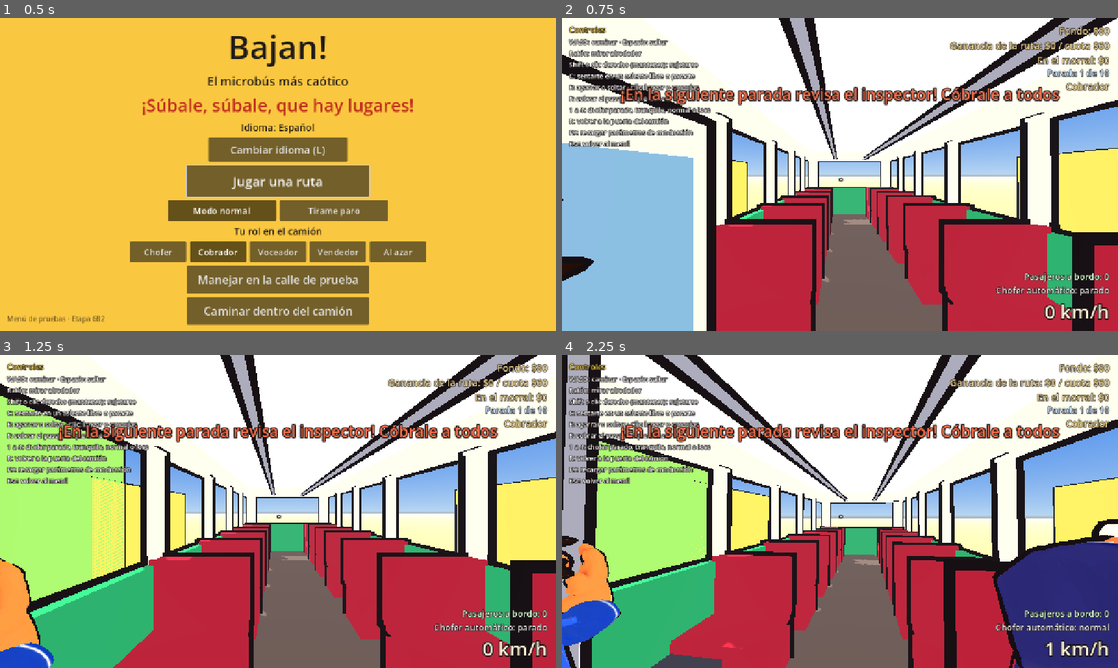
Above: before the commit, frames 1-4 (two rows, left to right).
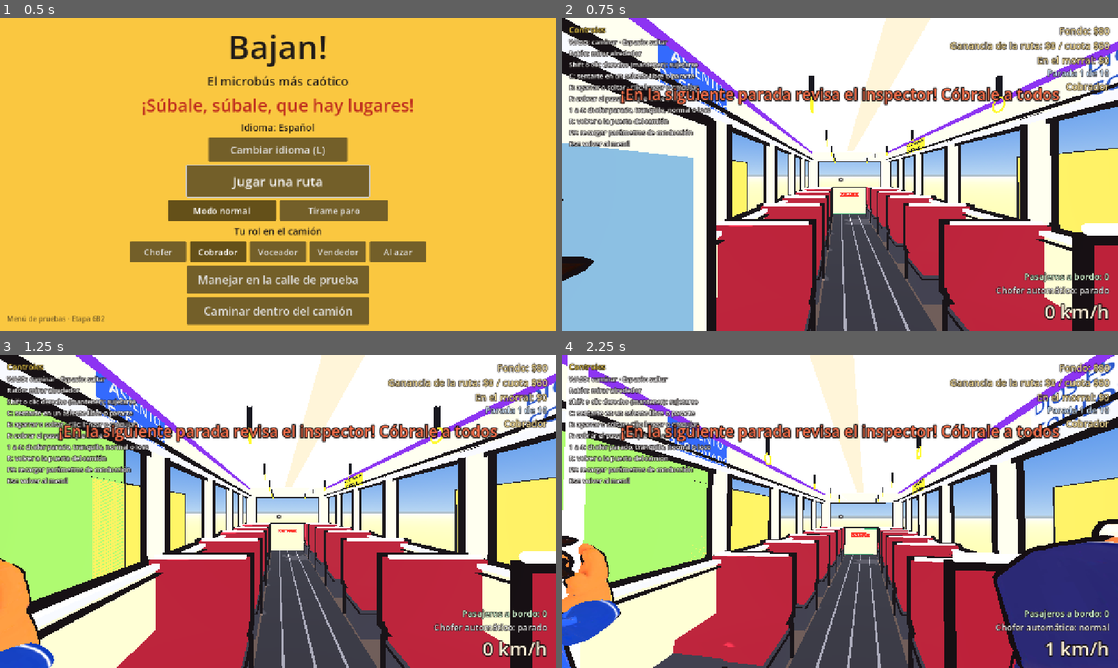
Above: after the commit, the same moments.

Repository: DValerioR/Bajan-
Game: Godot game, scene res://escenas/principal.tscn
Two runs of this game, one before a commit and one after it. Both use one fixed random seed, a clock stepped at 60 frames per second and the inputs below.
Inputs (mouse positions are in pixels of both pictures, inside the frame that each line leads up to):
- Up to frame 1 (0.5 s): no input
- Up to frame 2 (0.75 s): click "Jugar una ruta" at 0.5 s
- Up to frame 3 (1.25 s): no input
- Up to frame 4 (2.25 s): move the mouse to (867, 511) at 1.27 s; hold D (girar_derecha) 1.28-2.03 s; tap E (agarrar) at 1.35 s; move the mouse to (812, 511) at 2.02 s; hold A (girar_izquierda) from 2.03 s (still down); click (812, 511) at 2.1 s

Frame 1 is identical in both runs. In frame 2, 19% of the frame differs, in the area x 0-100%, y 0-100%; in frame 3, 24%; in frame 4, 26%.

Commit message:
Interior del camión con detalles de pesero; sin párpados en primera persona (D59)
Co-Authored-By: Claude Opus 5.5 <noreply@anthropic.com>
Claude-Session: https://claude.ai/code/session_01C15QViGAQYu6tpSnYoCV74

Diff:
--- a/scripts/camion/carroceria_basica.gd
+++ b/scripts/camion/carroceria_basica.gd
@@ -15,9 +15,24 @@
 const AMARILLO := Color(1.0, 0.8, 0.18)
 const ROJO := Color(0.88, 0.16, 0.1)
 const PISO := Color(0.36, 0.31, 0.29)
+const FORRO := Color(0.88, 0.82, 0.68)
+const ALUMINIO := Color(0.78, 0.8, 0.84)
+const CROMO := Color(0.82, 0.84, 0.88)
+const HULE := Color(0.2, 0.2, 0.23)
+const PLAFON := Color(0.92, 0.91, 0.87)
+const PIEL := Color(0.86, 0.66, 0.5)
+const AZUL := Color(0.18, 0.35, 0.8)
+const MORADO := Color(0.55, 0.2, 0.95)
+const ROSA := Color(0.95, 0.35, 0.65)
 
 ## Color de la carrocería (lo que va en verde): los rivales usan otro.
 @export var color_principal: Color = VERDE
+## Si arma los detalles del interior (forro, luces, adornos del chofer, letreros). El rival no, que
+## solo se ve de lejos.
+@export var con_interior: bool = true
+
+## Piezas que van sin contorno (los tubos, que con él se ven gruesos).
+const SIN_CONTORNO := ["PasamanosIzquierdo", "PasamanosDerecho", "PostePuerta"]
 
 ## Cada pieza: [nombre, forma, medidas, posición, rotación en grados, color].
 ## Medidas: caja = tamaño; cilindro = (radio, alto, -); esfera = (radio, -, -); toro = (radio interior, exterior, -).
@@ -54,11 +69,64 @@
 	["ArcoDelanteroDerecho", "caja", Vector3(0.5, 0.35, 1.1), Vector3(1.2, 0.175, -2.05), Vector3.ZERO, GRIS_OSCURO],
 	["ArcoTraseroIzquierdo", "caja", Vector3(0.5, 0.35, 1.1), Vector3(-1.2, 0.175, 2.6), Vector3.ZERO, GRIS_OSCURO],
 	["ArcoTraseroDerecho", "caja", Vector3(0.5, 0.35, 1.1), Vector3(1.2, 0.175, 2.6), Vector3.ZERO, GRIS_OSCURO],
-	["PasamanosIzquierdo", "cilindro", Vector3(0.025, 7.4, 0), Vector3(-0.5, 2.05, 0.2), Vector3(90, 0, 0), GRIS],
-	["PasamanosDerecho", "cilindro", Vector3(0.025, 7.4, 0), Vector3(0.5, 2.05, 0.2), Vector3(90, 0, 0), GRIS],
-	["PostePuerta", "cilindro", Vector3(0.03, 2.35, 0), Vector3(1.2, 1.175, -2.5), Vector3.ZERO, GRIS],
+	["PasamanosIzquierdo", "cilindro", Vector3(0.025, 7.4, 0), Vector3(-0.5, 2.05, 0.2), Vector3(90, 0, 0), CROMO],
+	["PasamanosDerecho", "cilindro", Vector3(0.025, 7.4, 0), Vector3(0.5, 2.05, 0.2), Vector3(90, 0, 0), CROMO],
+	["PostePuerta", "cilindro", Vector3(0.03, 2.35, 0), Vector3(1.2, 1.175, -2.5), Vector3.ZERO, CROMO],
 	["EscalonAlto", "caja", Vector3(0.32, 0.08, 1.0), Vector3(1.65, -0.2, -3.15), Vector3.ZERO, GRIS],
 	["EscalonBajo", "caja", Vector3(0.32, 0.08, 1.0), Vector3(1.95, -0.43, -3.15), Vector3.ZERO, GRIS],
+]
+
+## Detalles del interior: solo se ven, no chocan (las colisiones salen de PIEZAS, GeometriaInterior).
+## Mismo formato que PIEZAS; un séptimo valor en false los deja sin contorno.
+const DETALLES := [
+	# Forro de las paredes por dentro (beige), con zoclo oscuro abajo; del lado derecho deja la puerta.
+	["ForroIzquierdo", "caja", Vector3(0.02, 0.95, 7.86), Vector3(-1.41, 0.52, 0), Vector3.ZERO, FORRO, false],
+	["ForroDerecho", "caja", Vector3(0.02, 0.95, 6.5), Vector3(1.41, 0.52, 0.72), Vector3.ZERO, FORRO, false],
+	["ForroDerechoFrente", "caja", Vector3(0.02, 0.95, 0.24), Vector3(1.41, 0.52, -3.82), Vector3.ZERO, FORRO, false],
+	["ForroAtras", "caja", Vector3(2.8, 0.95, 0.02), Vector3(0, 0.52, 3.93), Vector3.ZERO, FORRO, false],
+	["ZocloIzquierdo", "caja", Vector3(0.03, 0.16, 7.86), Vector3(-1.4, 0.08, 0), Vector3.ZERO, GRIS_OSCURO, false],
+	["ZocloDerecho", "caja", Vector3(0.03, 0.16, 6.5), Vector3(1.4, 0.08, 0.72), Vector3.ZERO, GRIS_OSCURO, false],
+	# Rieles de aluminio abajo y arriba de las ventanas.
+	["RielIzquierdoAbajo", "caja", Vector3(0.07, 0.04, 7.86), Vector3(-1.39, 1.0, 0), Vector3.ZERO, ALUMINIO],
+	["RielIzquierdoArriba", "caja", Vector3(0.07, 0.04, 7.86), Vector3(-1.39, 2.0, 0), Vector3.ZERO, ALUMINIO],
+	["RielDerechoAbajo", "caja", Vector3(0.07, 0.04, 6.5), Vector3(1.39, 1.0, 0.72), Vector3.ZERO, ALUMINIO],
+	["RielDerechoArriba", "caja", Vector3(0.07, 0.04, 7.86), Vector3(1.39, 2.0, 0), Vector3.ZERO, ALUMINIO],
+	# Techo por dentro: plafón, una lámpara a lo largo y las tiras de luz morada de las orillas.
+	["Plafon", "caja", Vector3(2.84, 0.03, 7.86), Vector3(0, 2.335, 0), Vector3.ZERO, PLAFON, false],
+	["Lampara", "luz", Vector3(0.22, 0.03, 6.2), Vector3(0, 2.31, 0.3), Vector3.ZERO, Color(1.0, 0.96, 0.85)],
+	["LucesIzquierda", "luz", Vector3(0.04, 0.04, 7.8), Vector3(-1.38, 2.3, 0), Vector3.ZERO, MORADO],
+	["LucesDerecha", "luz", Vector3(0.04, 0.04, 7.8), Vector3(1.38, 2.3, 0), Vector3.ZERO, MORADO],
+	# Tapete de hule en el pasillo, con sus rayas, y la orilla amarilla del escalón.
+	["Tapete", "caja", Vector3(1.15, 0.012, 7.0), Vector3(0, 0.006, 0.45), Vector3.ZERO, HULE, false],
+	["RayaTapete1", "caja", Vector3(0.025, 0.006, 7.0), Vector3(-0.3, 0.015, 0.45), Vector3.ZERO, GRIS, false],
+	["RayaTapete2", "caja", Vector3(0.025, 0.006, 7.0), Vector3(0.0, 0.015, 0.45), Vector3.ZERO, GRIS, false],
+	["RayaTapete3", "caja", Vector3(0.025, 0.006, 7.0), Vector3(0.3, 0.015, 0.45), Vector3.ZERO, GRIS, false],
+	["OrillaEscalon", "caja", Vector3(0.06, 0.012, 1.0), Vector3(1.38, 0.006, -3.15), Vector3.ZERO, AMARILLO, false],
+	# Lo del chofer: retrovisor con rosario, fleco de pompones en el parabrisas, la virgencita, el
+	# velocímetro, el estéreo con su luz, la charola de las monedas y el tubo detrás de su asiento.
+	["Retrovisor", "caja", Vector3(0.36, 0.1, 0.04), Vector3(0, 1.93, -3.88), Vector3.ZERO, NEGRO],
+	["Espejo", "caja", Vector3(0.32, 0.07, 0.01), Vector3(0, 1.93, -3.857), Vector3.ZERO, Color(0.7, 0.8, 0.9), false],
+	["Virgen", "cilindro", Vector3(0.045, 0.15, 0), Vector3(0.35, 1.08, -3.72), Vector3.ZERO, AZUL],
+	["CabezaVirgen", "esfera", Vector3(0.03, 0, 0), Vector3(0.35, 1.18, -3.72), Vector3.ZERO, PIEL],
+	["Aureola", "toro", Vector3(0.035, 0.045, 0), Vector3(0.35, 1.2, -3.74), Vector3(90, 0, 0), AMARILLO, false],
+	["Velocimetro", "cilindro", Vector3(0.09, 0.02, 0), Vector3(-0.85, 1.02, -3.56), Vector3(60, 0, 0), BLANCO],
+	["Aguja", "caja", Vector3(0.012, 0.07, 0.01), Vector3(-0.86, 1.04, -3.545), Vector3(-30, 0, 25), ROJO, false],
+	["Estereo", "caja", Vector3(0.3, 0.09, 0.05), Vector3(0.15, 0.88, -3.47), Vector3.ZERO, NEGRO],
+	["LuzEstereo", "luz", Vector3(0.24, 0.015, 0.01), Vector3(0.15, 0.9, -3.444), Vector3.ZERO, Color(0.2, 0.95, 1.0)],
+	["Charola", "caja", Vector3(0.26, 0.05, 0.2), Vector3(-0.3, 1.03, -3.6), Vector3.ZERO, GRIS],
+	["TuboChofer", "cilindro", Vector3(0.022, 0.85, 0), Vector3(-0.98, 1.3, -2.32), Vector3(0, 0, 90), CROMO, false],
+]
+## Pompones del fleco del parabrisas (colores que se van turnando) y cuentas del rosario.
+const COLORES_FLECO := [ROJO, AMARILLO, VERDE, MORADO, ROSA, AZUL]
+## Agarraderas que cuelgan de los pasamanos (posición z).
+const AGARRADERAS_Z := [-2.0, -0.8, 0.4, 1.6, 2.8]
+## Letreros pegados por dentro: [texto, posición, giro en y (grados), color de fondo, color de letra].
+const LETREROS := [
+	["PASAJE EXACTO\nPOR FAVOR", Vector3(0.75, 2.17, -3.93), 0.0, AMARILLO, NEGRO],
+	["DIOS ES MI\nCOPILOTO", Vector3(-1.4, 2.17, -2.0), 90.0, BLANCO, AZUL],
+	["NO ESCUPIR", Vector3(0, 0.75, 3.91), 180.0, ROJO, BLANCO],
+	["ASIENTO\nRESERVADO", Vector3(1.4, 2.17, -1.6), -90.0, AZUL, BLANCO],
+	["AVISE SU BAJADA\nCON TIEMPO", Vector3(-1.4, 2.17, 1.4), 90.0, AMARILLO, NEGRO],
 ]
 
 ## Pilares de las ventanas laterales (posición z); del lado derecho dejan libre la puerta.
@@ -84,15 +152,87 @@
 		piezas.add_child(_crear_pieza("PilarDerecho", "caja", Vector3(0.08, 1.0, 0.12), Vector3(1.46, 1.5, z), Vector3.ZERO, CREMA))
 	for z in FILAS_ASIENTOS:
 		for x in X_ASIENTOS:
-			piezas.add_child(_crear_pieza("Asiento", "caja", Vector3(0.85, 0.45, 0.5), Vector3(x, 0.225, z), Vector3.ZERO, VINO))
+			# Base de metal y cojín de vinil; el respaldo con su tubo para agarrarse arriba.
+			piezas.add_child(_crear_pieza("Asiento", "caja", Vector3(0.85, 0.33, 0.5), Vector3(x, 0.165, z), Vector3.ZERO, GRIS_OSCURO))
+			piezas.add_child(_crear_pieza("Cojin", "caja", Vector3(0.83, 0.12, 0.48), Vector3(x, 0.39, z), Vector3.ZERO, VINO))
 			piezas.add_child(_crear_pieza("Respaldo", "caja", Vector3(0.85, 0.6, 0.1), Vector3(x, 0.75, z + 0.25), Vector3.ZERO, VINO))
+			if con_interior:
+				piezas.add_child(_crear_pieza("TuboRespaldo", "cilindro", Vector3(0.02, 0.8, 0), Vector3(x, 1.07, z + 0.25), Vector3(0, 0, 90), CROMO, false))
+	if con_interior:
+		_armar_interior(piezas)
 	EstiloToon.aplicar(piezas)
 
 
-func _crear_pieza(nombre: String, forma: String, medidas: Vector3, posicion: Vector3, rotacion: Vector3, color: Color) -> MeshInstance3D:
+## Los detalles del interior (DETALLES, el fleco, el rosario, las agarraderas y los letreros).
+func _armar_interior(piezas: Node3D) -> void:
+	# Las luces van aparte: el estilo toon no les toca su material que brilla.
+	var luces := Node3D.new()
+	luces.name = "Luces"
+	add_child(luces)
+	for d in DETALLES:
+		var pieza := _crear_pieza(d[0], d[1], d[2], d[3], d[4], d[5], d.size() < 7 or d[6])
+		(luces if d[1] == "luz" else piezas).add_child(pieza)
+	# Fleco de pompones de colores a lo largo del parabrisas.
+	for k in 15:
+		var x := -1.3 + k * 2.6 / 14.0
+		piezas.add_child(_crear_pieza("Pompon", "esfera", Vector3(0.04, 0, 0), Vector3(x, 1.96 - 0.02 * (k % 2), -3.91), Vector3.ZERO, COLORES_FLECO[k % COLORES_FLECO.size()]))
+	# Rosario colgando del retrovisor: cuentas en V y una cruz.
+	for k in 9:
+		var t := k / 8.0
+		var punto := Vector3(lerpf(-0.08, 0.08, t), 1.86 - 0.22 * (1.0 - absf(t * 2.0 - 1.0)), -3.87)
+		piezas.add_child(_crear_pieza("Cuenta", "esfera", Vector3(0.012, 0, 0), punto, Vector3.ZERO, Color(0.45, 0.25, 0.12), false))
+	piezas.add_child(_crear_pieza("Cruz", "caja", Vector3(0.015, 0.07, 0.01), Vector3(0, 1.56, -3.87), Vector3.ZERO, AMARILLO, false))
+	piezas.add_child(_crear_pieza("CruzBrazo", "caja", Vector3(0.045, 0.015, 0.01), Vector3(0, 1.575, -3.87), Vector3.ZERO, AMARILLO, false))
+	# Agarraderas: una cinta negra y un aro que cuelgan de cada pasamanos.
+	for z in AGARRADERAS_Z:
+		for x in [-0.5, 0.5]:
+			piezas.add_child(_crear_pieza("Cinta", "caja", Vector3(0.025, 0.13, 0.015), Vector3(x, 1.97, z), Vector3.ZERO, NEGRO, false))
+			piezas.add_child(_crear_pieza("Aro", "toro", Vector3(0.032, 0.042, 0), Vector3(x, 1.875, z), Vector3(0, 0, 90), AMARILLO, false))
+	for l in LETREROS:
+		piezas.add_child(_crear_letrero(l[0], l[1], l[2], l[3], l[4]))
+
+
+## Letrero pegado en la pared: un fondo de color y el texto encima, viendo hacia +Z girado `giro`.
+func _crear_letrero(texto: String, posicion: Vector3, giro: float, fondo: Color, letra: Color) -> Node3D:
+	var letrero := Node3D.new()
+	letrero.name = "Letrero" + texto.get_slice("\n", 0).capitalize().replace(" ", "")
+	letrero.position = posicion
+	letrero.rotation_degrees.y = giro
+	var etiqueta := Label3D.new()
+	etiqueta.text = texto
+	etiqueta.auto_translate_mode = Node.AUTO_TRANSLATE_MODE_DISABLED
+	etiqueta.font_size = 40
+	etiqueta.pixel_size = 0.003
+	etiqueta.outline_size = 0
+	etiqueta.modulate = letra
+	etiqueta.position.z = 0.012
+	letrero.add_child(etiqueta)
+	var lineas := texto.count("\n") + 1
+	var ancho := 0.0
+	for linea in texto.split("\n"):
+		ancho = maxf(ancho, linea.length() * 0.062 + 0.08)
+	var placa := _crear_pieza("Placa", "caja", Vector3(ancho, 0.05 + lineas * 0.11, 0.01), Vector3.ZERO, Vector3.ZERO, fondo, false)
+	letrero.add_child(placa)
+	return letrero
+
+
+func _crear_pieza(nombre: String, forma: String, medidas: Vector3, posicion: Vector3, rotacion: Vector3, color: Color, con_contorno: bool = true) -> MeshInstance3D:
 	var malla := MeshInstance3D.new()
 	malla.name = nombre
 	match forma:
+		"luz":
+			# Una tira que brilla (no le da la sombra ni el toon).
+			var tira := BoxMesh.new()
+			tira.size = medidas
+			malla.mesh = tira
+			var brillo := StandardMaterial3D.new()
+			brillo.shading_mode = BaseMaterial3D.SHADING_MODE_UNSHADED
+			brillo.albedo_color = color
+			malla.material_override = brillo
+			malla.cast_shadow = GeometryInstance3D.SHADOW_CASTING_SETTING_OFF
+			malla.position = posicion
+			malla.rotation_degrees = rotacion
+			return malla
 		"caja":
 			var caja := BoxMesh.new()
 			caja.size = medidas
@@ -121,5 +261,6 @@
 	malla.position = posicion
 	malla.rotation_degrees = rotacion
 	malla.material_override = null
-	malla.set_surface_override_material(0, EstiloToon.material(color, true, EstiloToon.ModoContorno.CAJA if forma == "caja" else EstiloToon.ModoContorno.NORMAL))
+	con_contorno = con_contorno and not nombre in SIN_CONTORNO
+	malla.set_surface_override_material(0, EstiloToon.material(color, con_contorno, EstiloToon.ModoContorno.CAJA if forma == "caja" else EstiloToon.ModoContorno.NORMAL))
 	return malla
--- a/scripts/eventos/gestor_eventos.gd
+++ b/scripts/eventos/gestor_eventos.gd
@@ -285,6 +285,7 @@
 	rival.name = "Rival"
 	rival.con_sonido = false
 	rival.get_node("Carroceria").color_principal = COLOR_RIVAL
+	rival.get_node("Carroceria").con_interior = false
 	var camara := rival.get_node("Carroceria/CamaraChofer")
 	camara.get_parent().remove_child(camara)
 	camara.free()
--- a/scripts/personajes/personaje.gd
+++ b/scripts/personajes/personaje.gd
@@ -406,6 +406,10 @@
 	if _malla == null:
 		return
 	_malla.cast_shadow = GeometryInstance3D.SHADOW_CASTING_SETTING_SHADOWS_ONLY if si else GeometryInstance3D.SHADOW_CASTING_SETTING_ON
+	# Los párpados son mallas aparte (CaraPersonaje): tampoco se ven al parpadear.
+	var parpados := _esqueleto.get_node_or_null("Parpados") as Node3D
+	if parpados != null:
+		parpados.visible = not si
 	var brazos := _esqueleto.get_node_or_null("SoloBrazos") as MeshInstance3D
 	if si and brazos == null:
 		brazos = MeshInstance3D.new()
Not shown, changed: DECISIONES.md
Not shown, changed: REANUDAR.md
